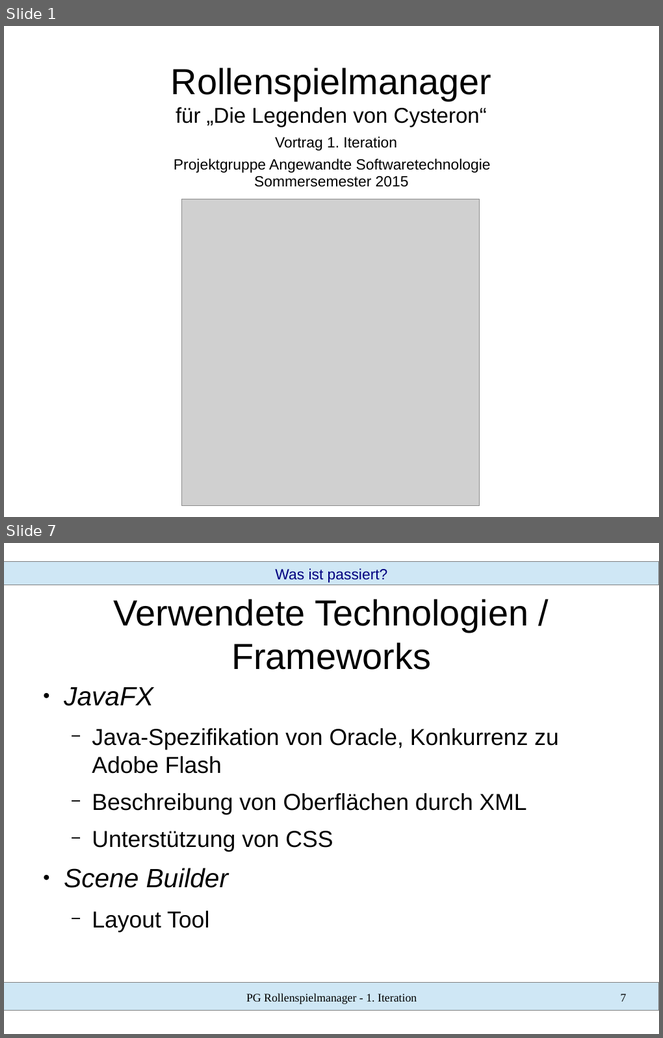
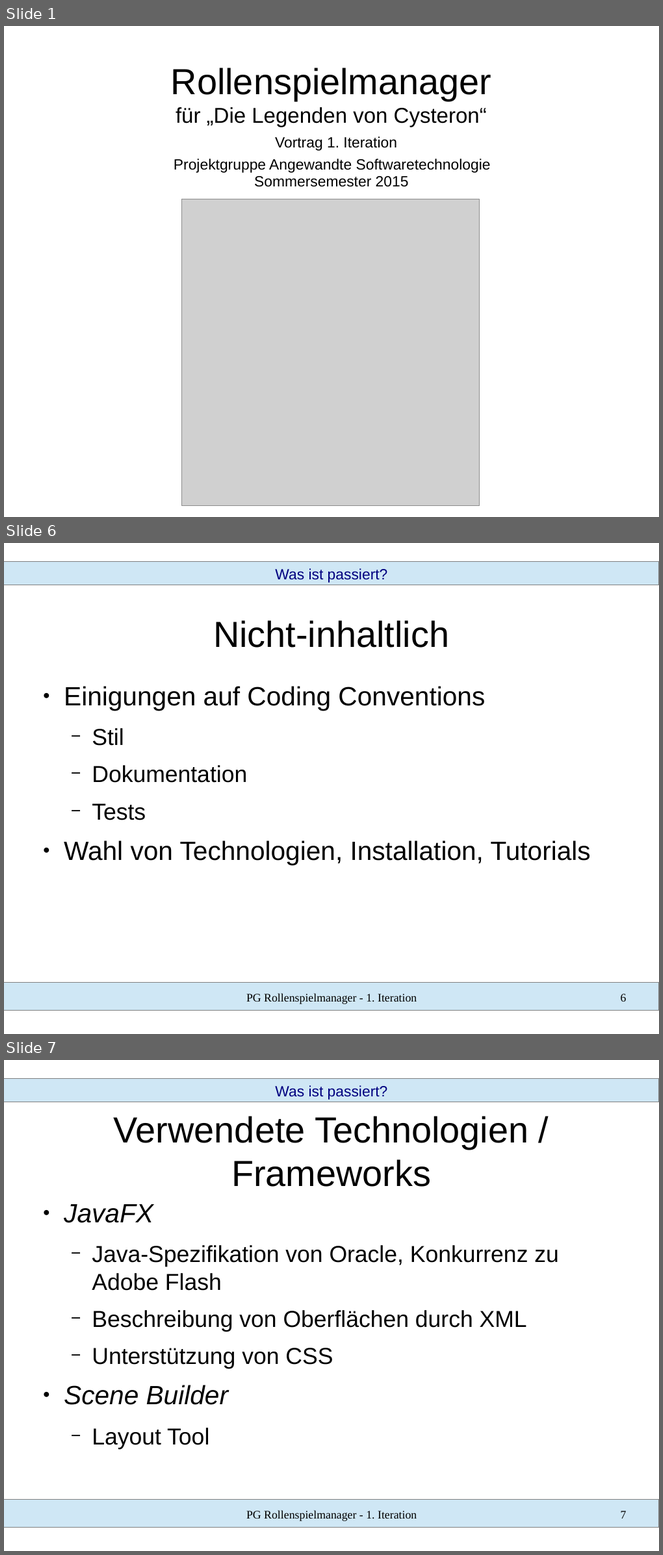
Before and after one commit to SWT-Projektgruppe-2015/Rollenspielmanager, a slide deck: Dokumente/01 Iteration/vortrag.odp. Shown one above the other, each under a label of ours: slides 1 and 7 before the commit, slides 1, 6 and 7 after it; the slides between them are not shown. The pictures are 663x1038 and 663x1555 pixels, drawn with LibreOffice and Linux fonts; fonts in the diff are those of the drawing; grey boxes stand for pictures. Boxes give left, top, right and bottom in pixels: in the first picture for what was removed or moved away, otherwise in the second. Text is boxed around its words. In the diff, an @@ line names an element or a change of style, - is before the commit and + after.

```diff
--- a/Dokumente/01 Iteration/vortrag.odp
+++ b/Dokumente/01 Iteration/vortrag.odp
@@ slide 6 added at (x1=4, y1=543, x2=659, y2=1034), background #FFFFFF; not listed: 2 template elements that a slide beside it also shows @@
@@ text added at (x1=275, y1=568, x2=388, y2=583), 18 pt, text #000080 @@
+Was ist passiert?
@@ title added at (x1=213, y1=620, x2=449, y2=648), 44 pt, text #000000 @@
+Nicht-inhaltlich
@@ text added at (x1=64, y1=686, x2=591, y2=865), 32 pt, text #000000 @@
+● Einigungen auf Coding Conventions
+  − Stil
+  − Dokumentation
+  − Tests
+● Wahl von Technologien, Installation, Tutorials
@@ text added at (x1=246, y1=993, x2=417, y2=1005), 14 pt, text #000000 @@
+PG Rollenspielmanager - 1. Iteration
@@ page number added at (x1=621, y1=994, x2=627, y2=1002), 14 pt, text #000000 @@
+6
```
Also in this commit, not shown: 5 slides changed, 11 other slides added, 1 slide removed, 4 other files.
